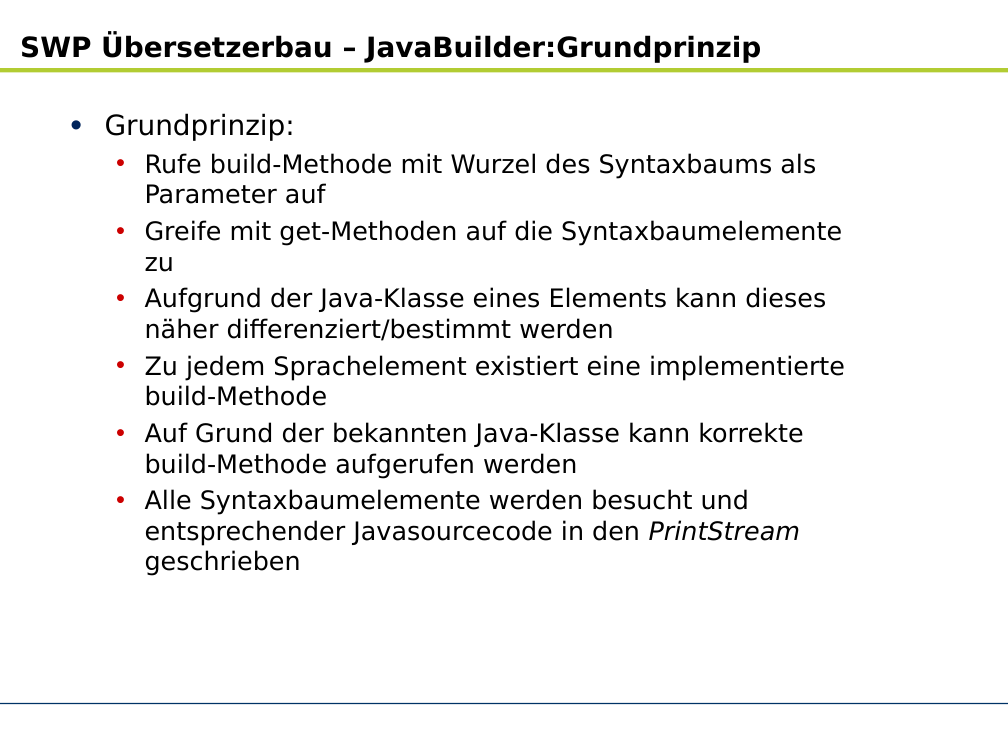
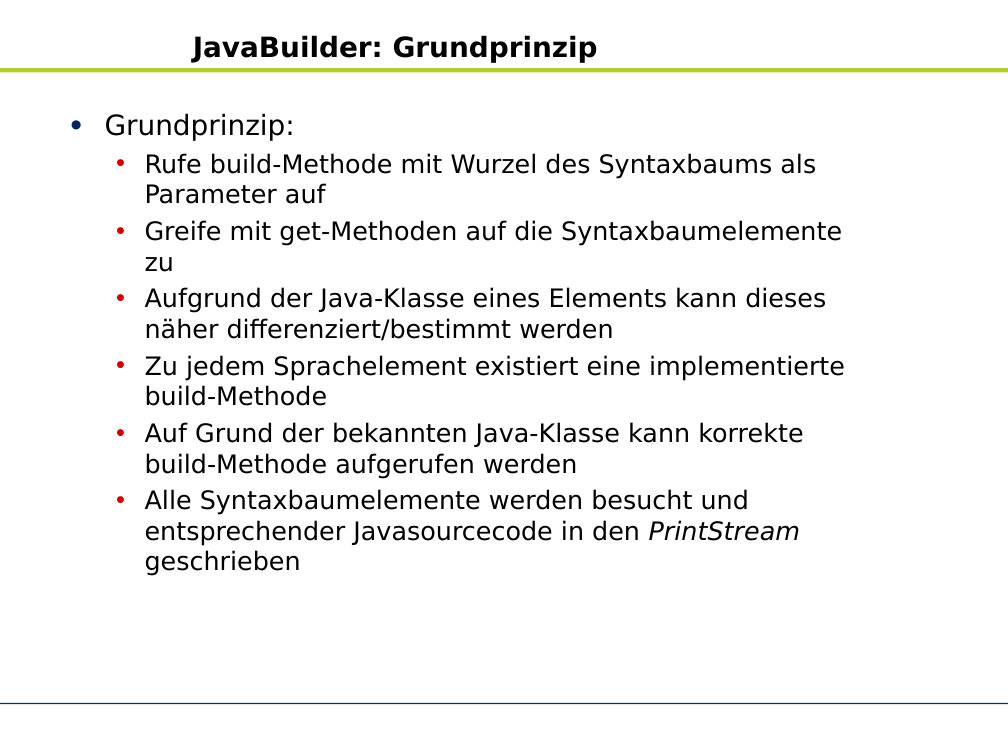
Before and after one commit to zhongxinhua/sose10-swp-uebersetzerbau, a slide deck: slide 14 of trunk/dokumentation/AR_SWP Uebersetzerbau (SS10)_v2.pptx (slide 12 before the commit). Drawn at 1008x756 pixels with LibreOffice and Linux fonts; fonts in the diff are those of the drawing; background and template pictures are left out. Boxes give left, top, right and bottom in pixels: in the first picture for what was removed or moved away, otherwise in the second. Text is boxed around its words. In the diff, an @@ line names an element or a change of style, - is before the commit and + after.

```diff
--- a/trunk/dokumentation/AR_SWP Uebersetzerbau (SS10)_v2.pptx
+++ b/trunk/dokumentation/AR_SWP Uebersetzerbau (SS10)_v2.pptx
@@ title at (193, 35, 598, 62): text changed @@
-SWP Übersetzerbau – JavaBuilder:Grundprinzip
+JavaBuilder: Grundprinzip
```
Also in this commit, not shown: 9 other slides changed, 3 slides added, 1 slide removed.
